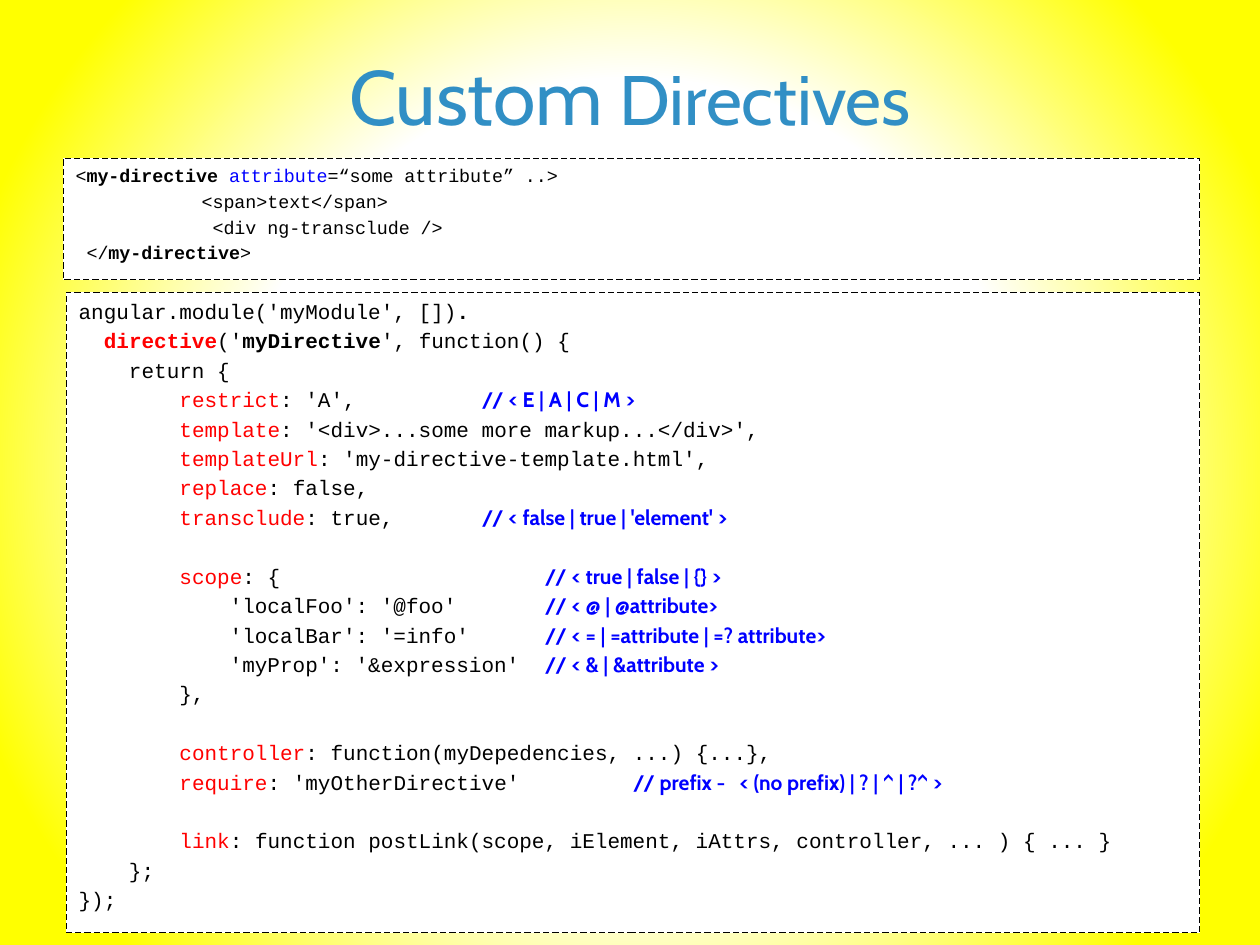
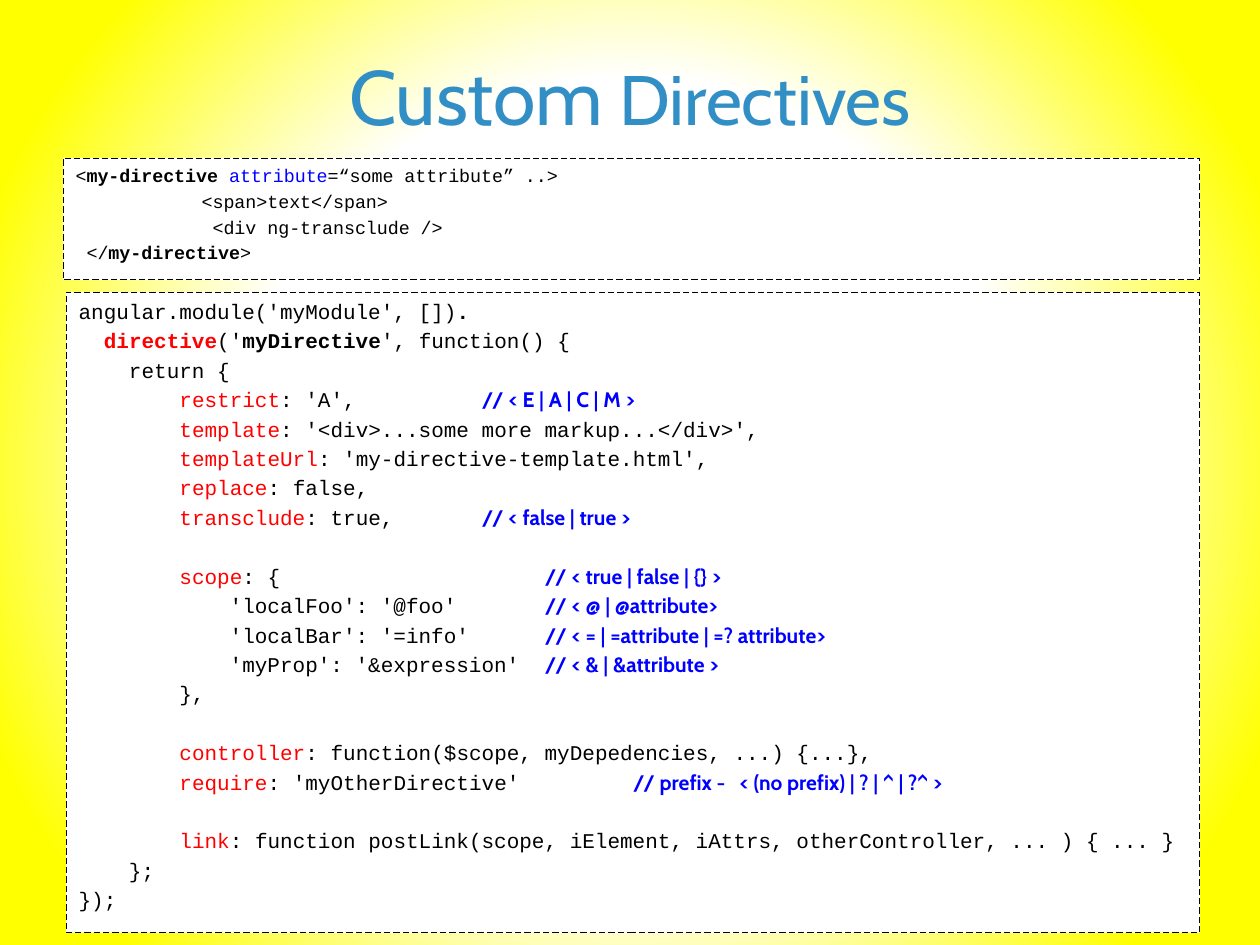
Before and after one commit to murtazahaveliwala/technext-angularjs-demo, a slide deck: slide 22 of Introduction to AngularJs.pptx. Drawn at 1260x945 pixels with LibreOffice and Linux fonts; fonts in the diff are those of the drawing. Boxes give left, top, right and bottom in pixels: in the first picture for what was removed or moved away, otherwise in the second. Text is boxed around its words. In the diff, an @@ line names an element or a change of style, - is before the commit and + after.

```diff
--- a/Introduction to AngularJs.pptx
+++ b/Introduction to AngularJs.pptx
@@ text at (179, 509, 617, 529): text changed; font Cabin to Courier New; bold off @@
-transclude: true, // < false | true | 'element' >
+transclude: true, // < false | true >
@@ text at (179, 745, 721, 765): text changed @@
-controller: function(myDepedencies, ...) {...},
+controller: function($scope, myDepedencies, ...) {...},
@@ text at (179, 834, 997, 853): text changed @@
-link: function postLink(scope, iElement, iAttrs, controller, ... ) { ... }
+link: function postLink(scope, iElement, iAttrs, otherController, ... ) { ... }
```
Also in this commit, not shown: 2 other slides changed.
